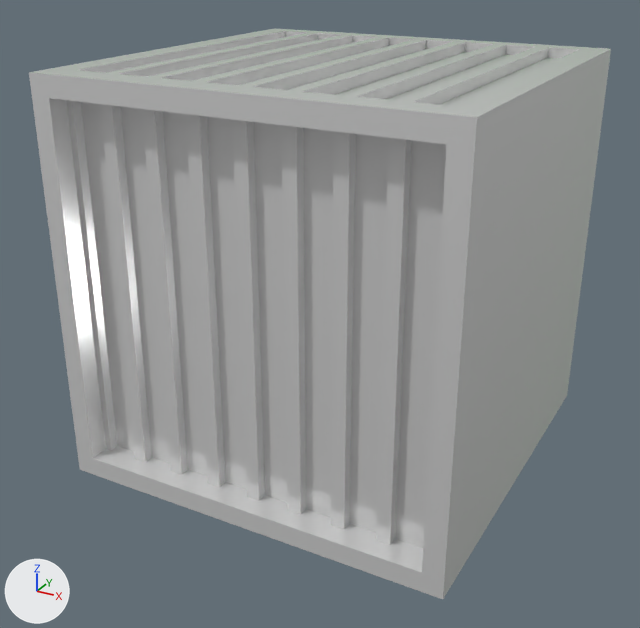
A saved change to the Blender file assets/ShippingContainer.blend.
Both versions are drawn from a 50 mm lens placed at (1.96, -3.8, 3.58), pointed at (-0.05, -0.15, 1.75). Arrows for +X, +Y and +Z are at lower left; the lights stay in place. The older version comes first.

Objects in the first picture: 'ShippingContainer'.
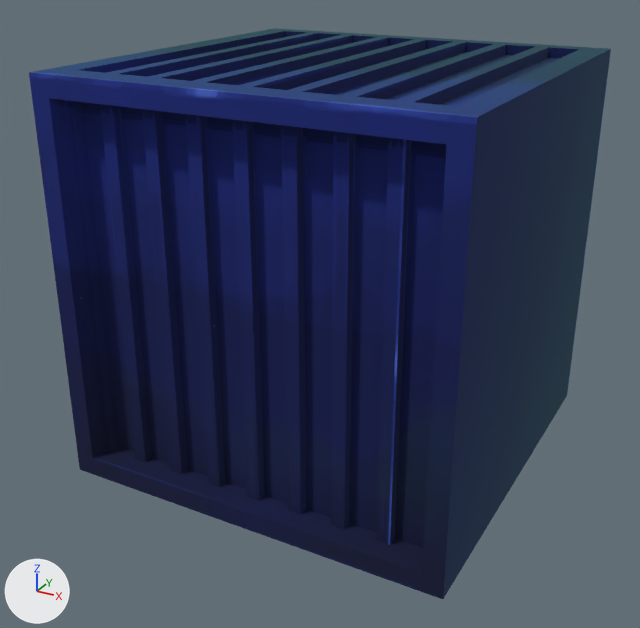
Location of each change, (x1, y1, x2, y2) in pixels of the pictures (640 x 628 px):
'ShippingContainer', surface changed (white to blue): (29, 28, 611, 599) in both

Edits to the bpy script that builds the scene:
```text
Add img_shippingcointainertexture:
    img_shippingcointainertexture = load_image('ShippingCointainerTexture', 'textures/ShippingCointainerTexture.png', 1024, 1024, 'sRGB')
Change mat_railmetal_001:
    remove mat_railmetal_001.base_color = (0.8, 0.8, 0.8)  # white #e7e7e7
    add mat_railmetal_001.texture = img_shippingcointainertexture
    mat_railmetal_001.roughness: 0.137 -> 1.0
Change me_cube_003:
    where me_cube_003.from_pydata(...)  # 182 vertices, 164 faces; spans x -1.0..1.0, y -1.0..1.0, z -1.0..1.0
    used by ob_shippingcontainer; location = (0.0, 0.0, 2.0)
    me_cube_003 part 1: texture (UV) coordinates of 164 of 164 faces, centred in x -1.0..1.0, y -1.0..1.0, z -1.0..1.0, changed; they spanned u 0.0..1.21, v -0.21..1.21 and now span u 0.0..1.0, v 0.0..0.94
```
